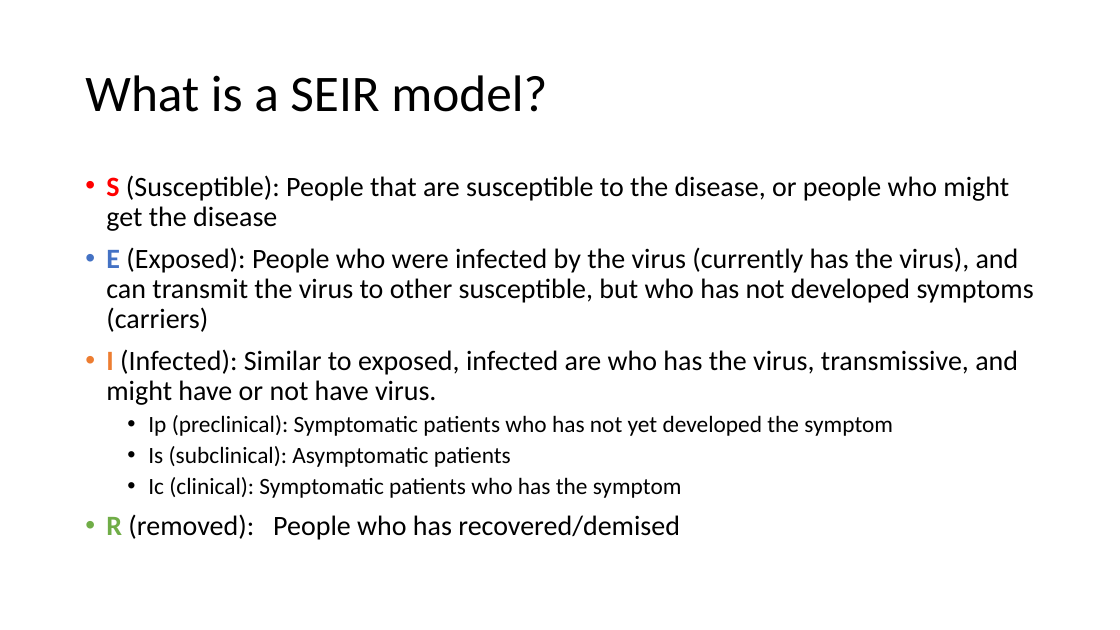
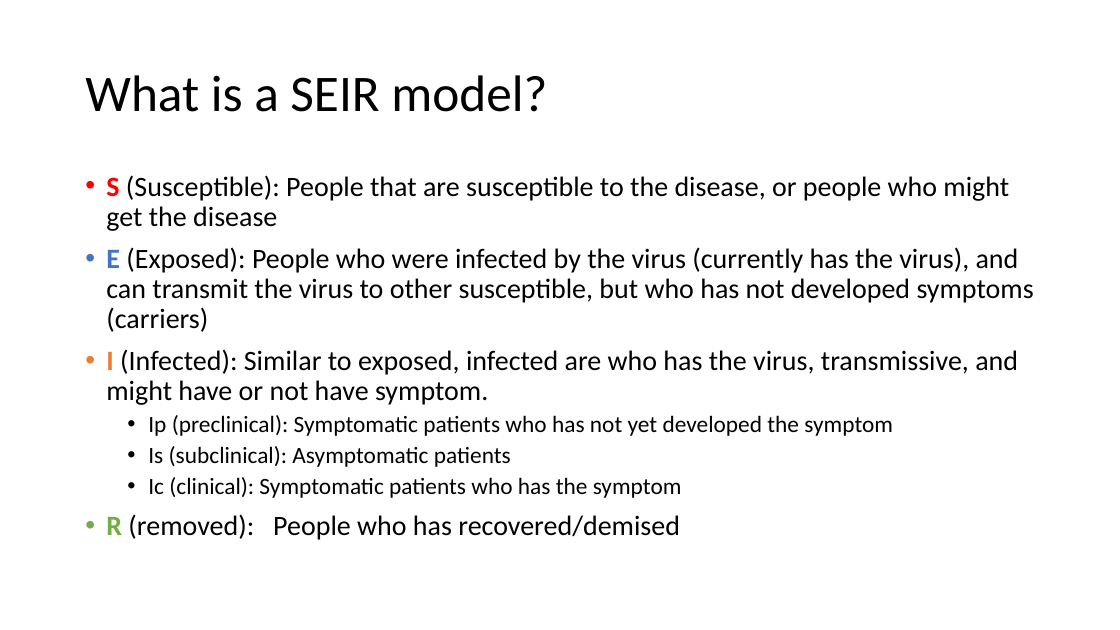
Before and after one commit to blairyeung/Commuting_TSF_SARS-Cov-2_model_master, a slide deck: slide 2 of SEIR model.pptx. Drawn at 1120x630 pixels with LibreOffice and Linux fonts; fonts in the diff are those of the drawing. Boxes give left, top, right and bottom in pixels: in the first picture for what was removed or moved away, otherwise in the second. Text is boxed around its words. In the diff, an @@ line names an element or a change of style, - is before the commit and + after.

```diff
--- a/SEIR model.pptx
+++ b/SEIR model.pptx
@@ text at bbox=[106, 349, 1018, 405]: text changed @@
-• I (Infected): Similar to exposed, infected are who has the virus, transmissive, and might have or not have virus.
+• I (Infected): Similar to exposed, infected are who has the virus, transmissive, and might have or not have symptom.
```
Also in this commit, not shown: 1 other file.
